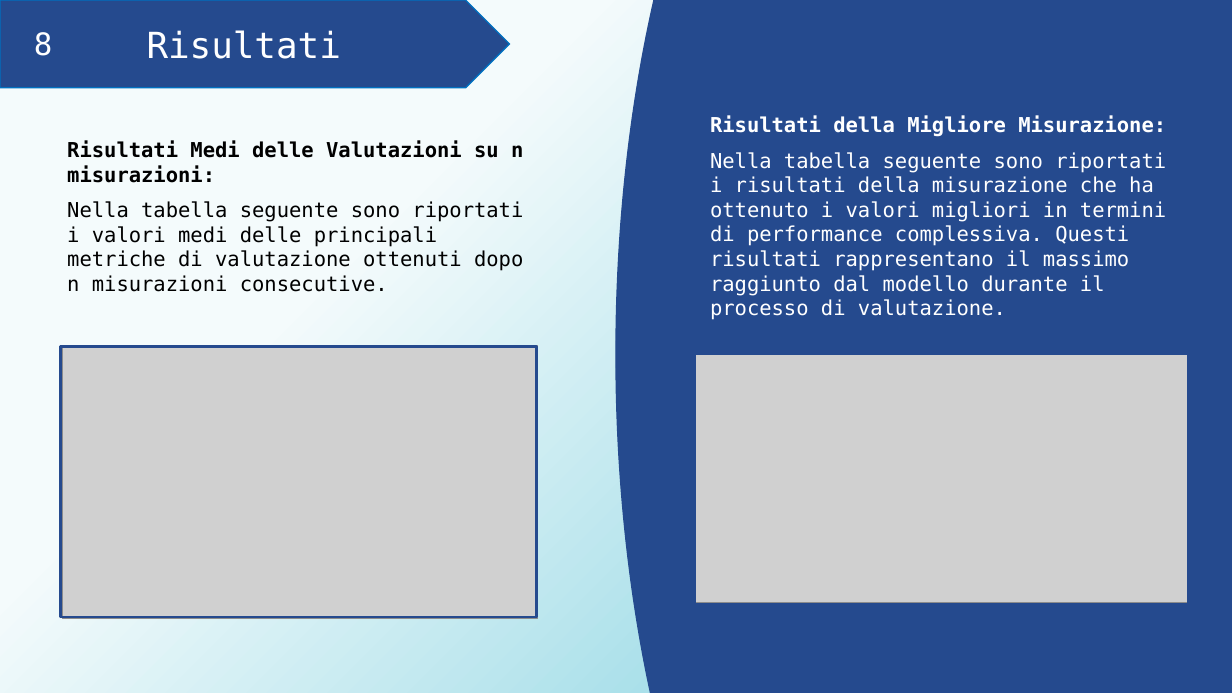
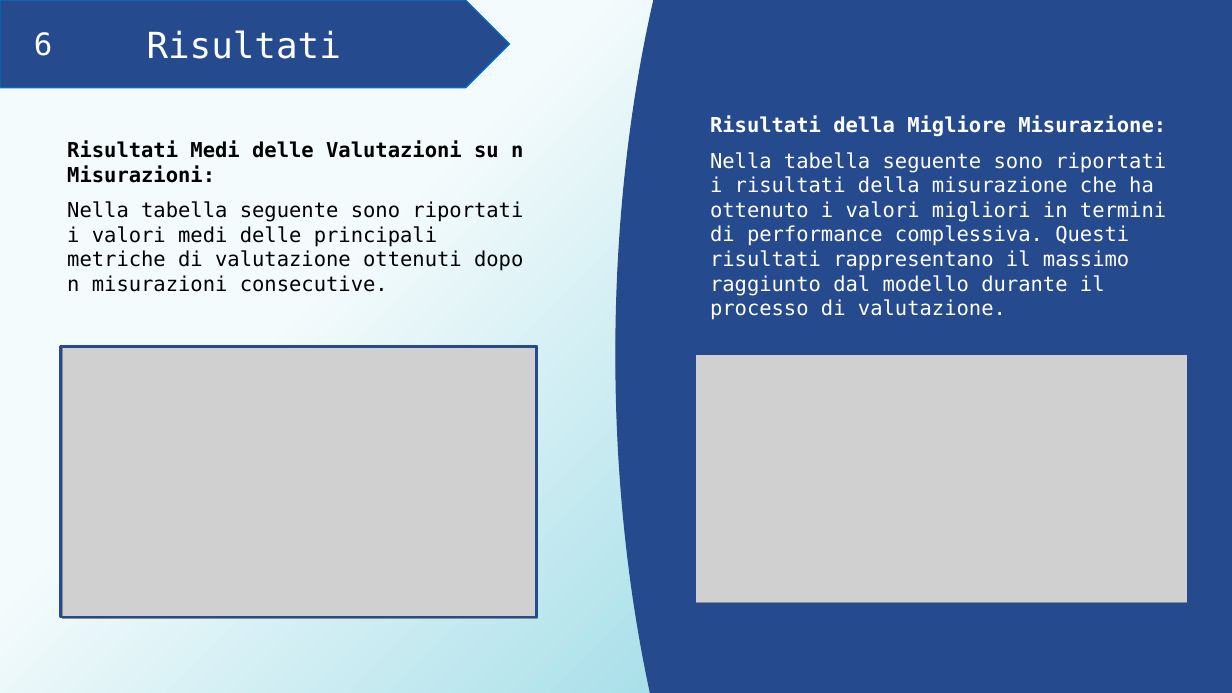
Before and after one commit to AlessiaRossi/Teleassistance-Supervised-Clustering, a slide deck: slide 15 of myLib/Presentazione_proggetto_FIA.pptx (slide 17 before the commit). Drawn at 1232x693 pixels with LibreOffice and Linux fonts; fonts in the diff are those of the drawing; grey boxes stand for pictures. Boxes give left, top, right and bottom in pixels: in the first picture for what was removed or moved away, otherwise in the second. Text is boxed around its words. In the diff, an @@ line names an element or a change of style, - is before the commit and + after.

```diff
--- a/myLib/Presentazione_proggetto_FIA.pptx
+++ b/myLib/Presentazione_proggetto_FIA.pptx
@@ text at <box>34,32,53,56</box>: text changed @@
-8
+6
@@ text at <box>67,140,523,183</box>: text changed @@
-Risultati Medi delle Valutazioni su n misurazioni:
+Risultati Medi delle Valutazioni su n Misurazioni:
```
Also in this commit, not shown: 15 other slides changed, 1 slide added, 2 slides removed, 3 other files.
